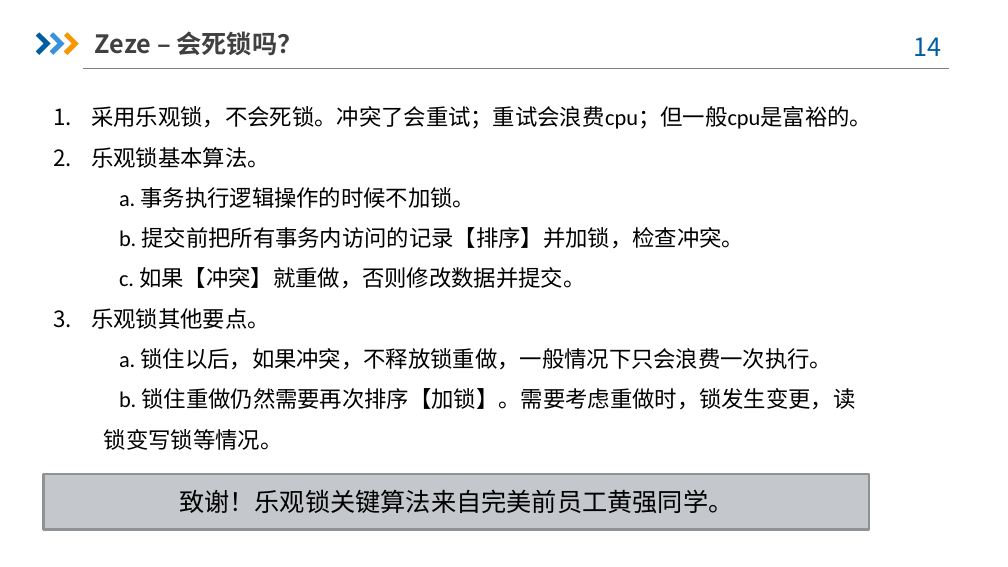
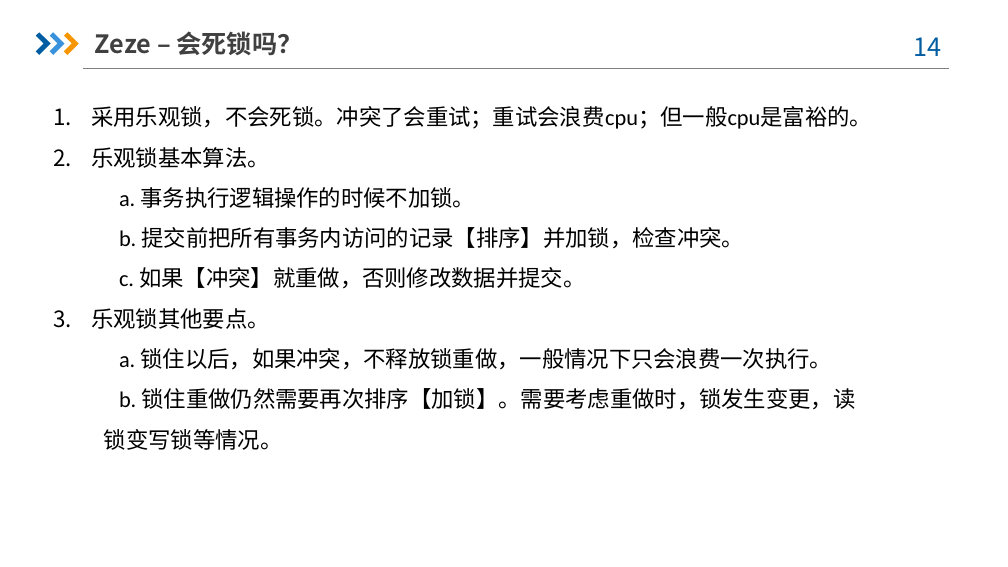
Before and after one commit to e2wugui/zeze, a slide deck: slide 14 of doc/基于缓存同步的分布式事务服务器框架.pptx. Drawn at 1008x567 pixels with LibreOffice and Linux fonts; fonts in the diff are those of the drawing; background and template pictures are left out. Boxes give left, top, right and bottom in pixels: in the first picture for what was removed or moved away, otherwise in the second. Text is boxed around its words. In the diff, an @@ line names an element or a change of style, - is before the commit and + after.

Commit message:
更新致谢

```diff
--- a/doc/基于缓存同步的分布式事务服务器框架.pptx
+++ b/doc/基于缓存同步的分布式事务服务器框架.pptx
@@ rectangle removed at [43,474,869,529] @@
-致谢！乐观锁关键算法来自完美前员工黄强同学。
```
Also in this commit, not shown: 1 other slide changed.
